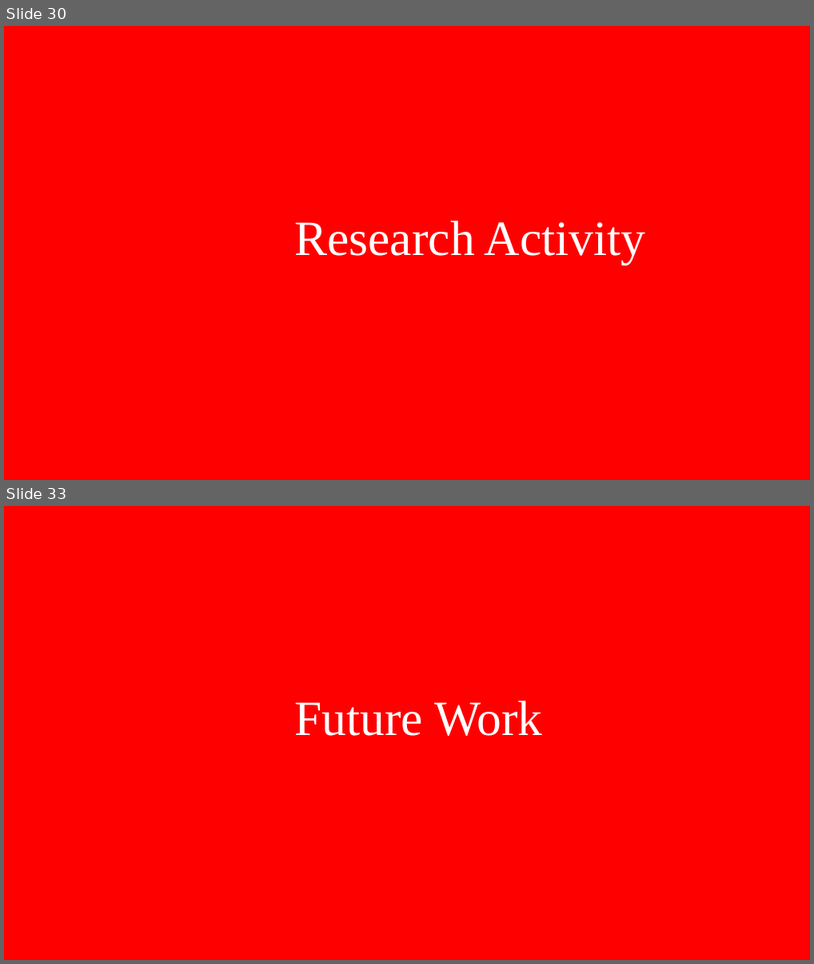
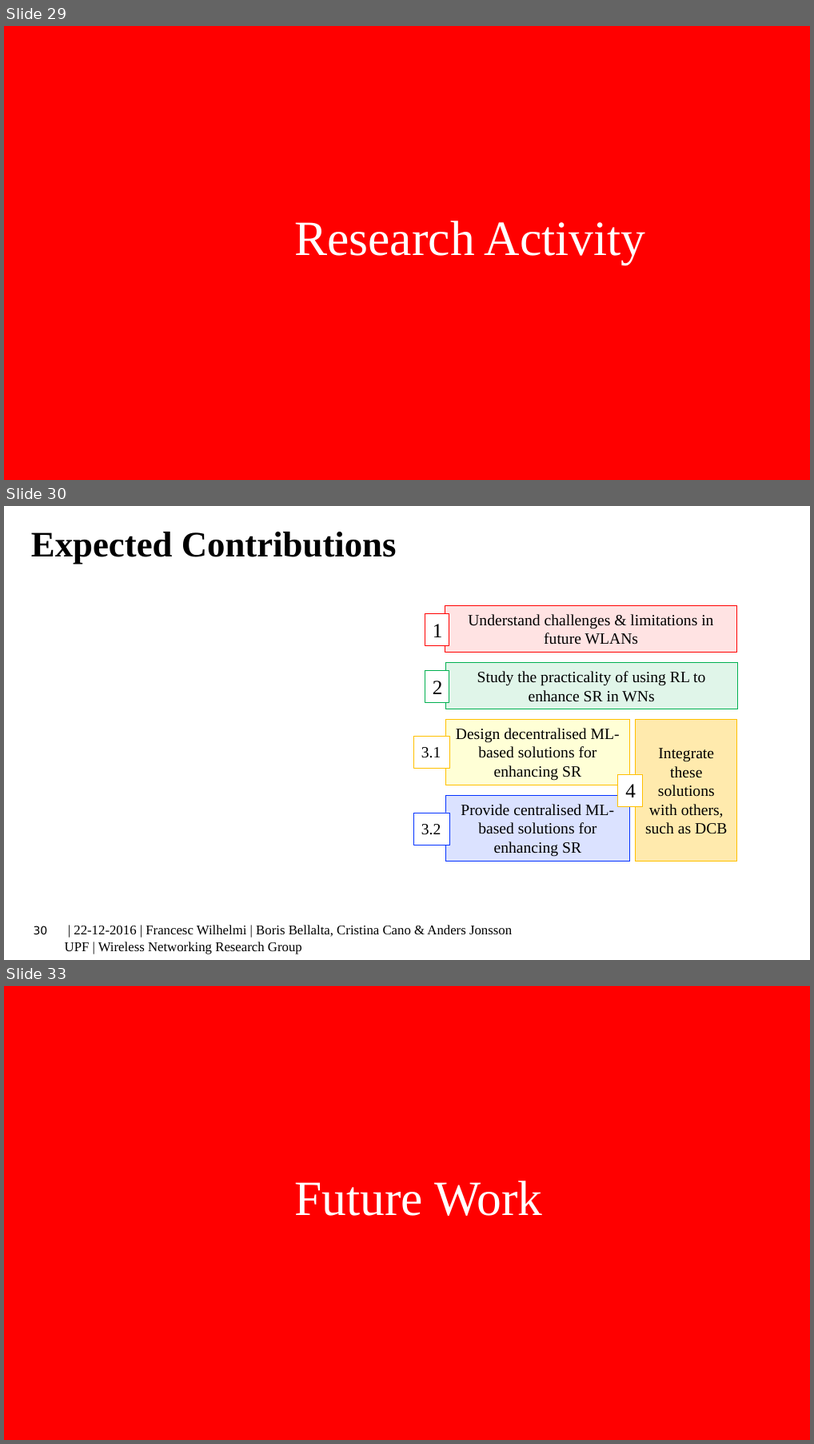
Before and after one commit to BelmY/thesis_proposal, a slide deck: Presentation/thesis_proposal.pptx. Shown one above the other, each under a label of ours: slides 30 and 33 before the commit, slides 29, 30 and 33 after it; the slides between them are not shown. The pictures are 814x964 and 814x1444 pixels, drawn with LibreOffice and Linux fonts; fonts in the diff are those of the drawing; background and template pictures are left out. Boxes give left, top, right and bottom in pixels: in the first picture for what was removed or moved away, otherwise in the second. Text is boxed around its words. In the diff, an @@ line names an element or a change of style, - is before the commit and + after.

Commit message:
Refactor with changes proposed by Anders. Version delivered to the jury.

```diff
--- a/Presentation/thesis_proposal.pptx
+++ b/Presentation/thesis_proposal.pptx
@@ slide 30 added at box(4, 506, 810, 960), background #FFFFFF @@
@@ title added at box(31, 532, 397, 564), 32 pt, text #000000, bold @@
+Expected Contributions
@@ rectangle added at box(425, 613, 449, 645), fill #FFFFFF, outline #FF0000 0.25 pt, 18 pt, text #000000 @@
+1
@@ rectangle added at box(445, 606, 737, 652), fill #FFC6C5 at 48% opacity, outline #FF0000 0.75 pt, 14 pt, text #000000 @@
+Understand challenges & limitations in future WLANs
@@ rectangle added at box(425, 671, 449, 703), fill #FFFFFF, outline #00B050 0.25 pt, 18 pt, text #000000 @@
+2
@@ rectangle added at box(446, 663, 738, 708), fill #00B050 at 12% opacity, outline #00B050 0.75 pt, 14 pt, text #000000 @@
+Study the practicality of using RL to enhance SR in WNs
@@ rectangle added at box(446, 720, 630, 785), fill #FFFF00 at 16% opacity, outline #FFC000 0.75 pt, 14 pt, text #000000 @@
+Design decentralised ML-based solutions for enhancing SR
@@ rectangle added at box(635, 720, 737, 861), fill #FFC000 at 32% opacity, outline #FFC000 0.75 pt, 14 pt, text #000000 @@
+Integrate these solutions with others, such as DCB
@@ rectangle added at box(414, 736, 450, 768), fill #FFFFFF, outline #FFC000 0.25 pt, 14 pt, text #000000 @@
+3.1
@@ rectangle added at box(618, 774, 642, 806), fill #FFFFFF, outline #FFC000 0.25 pt, 18 pt, text #000000 @@
+4
@@ rectangle added at box(414, 812, 450, 844), fill #FFFFFF, outline #0432FF 0.25 pt, 14 pt, text #000000 @@
+3.2
@@ rectangle added at box(446, 796, 630, 861), fill #0432FF at 14% opacity, outline #0432FF 0.75 pt, 14 pt, text #000000 @@
+Provide centralised ML-based solutions for enhancing SR
@@ page number added at box(34, 925, 48, 935), 10 pt, text #000000 @@
+30
@@ text added at box(65, 924, 512, 954), 12 pt, text #000000 @@
+| 22-12-2016 | Francesc Wilhelmi | Boris Bellalta, Cristina Cano & Anders Jonsson
+UPF | Wireless Networking Research Group
@@ what was slide 30 is now slide 29 @@
```
Also in this commit, not shown: 5 slides changed, 2 other slides added, 2 slides removed, 12 other files.
